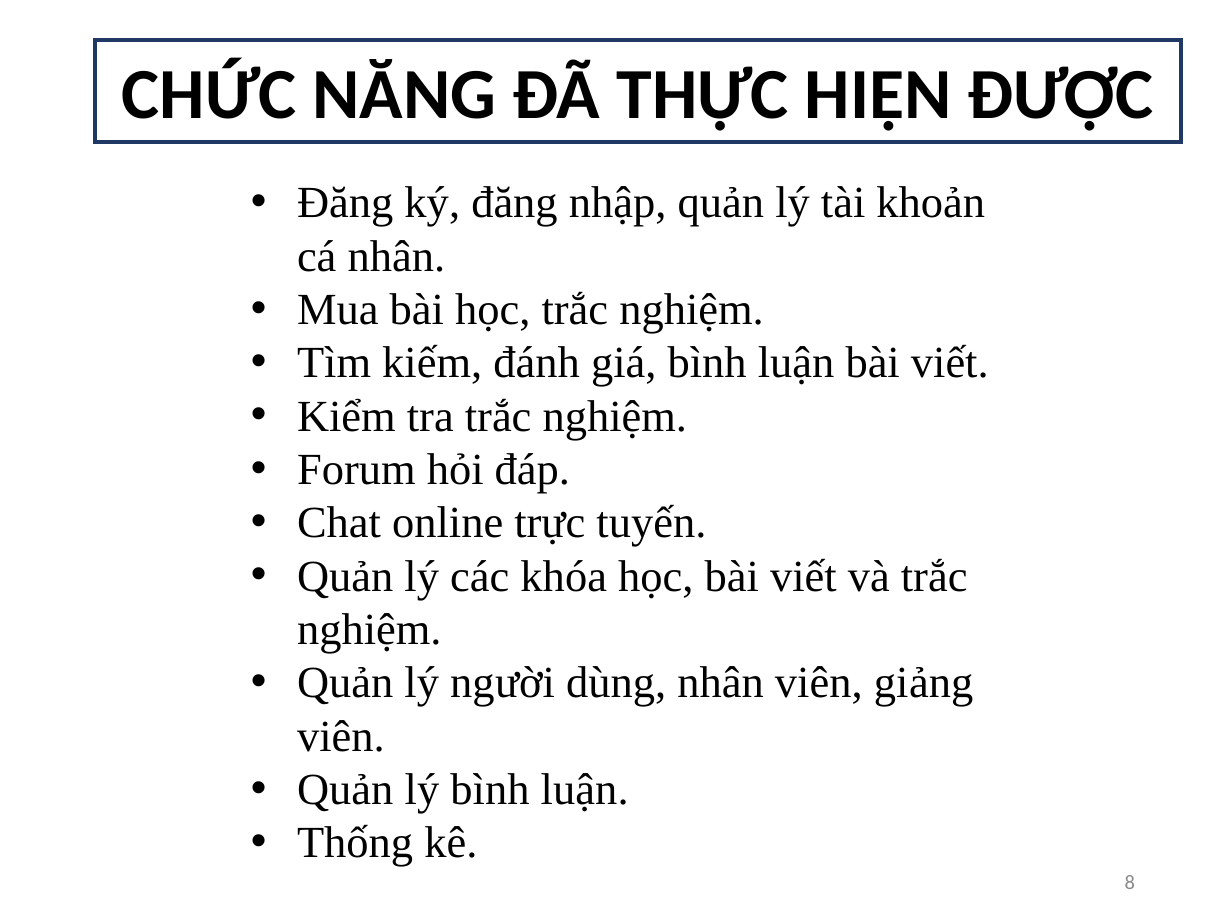
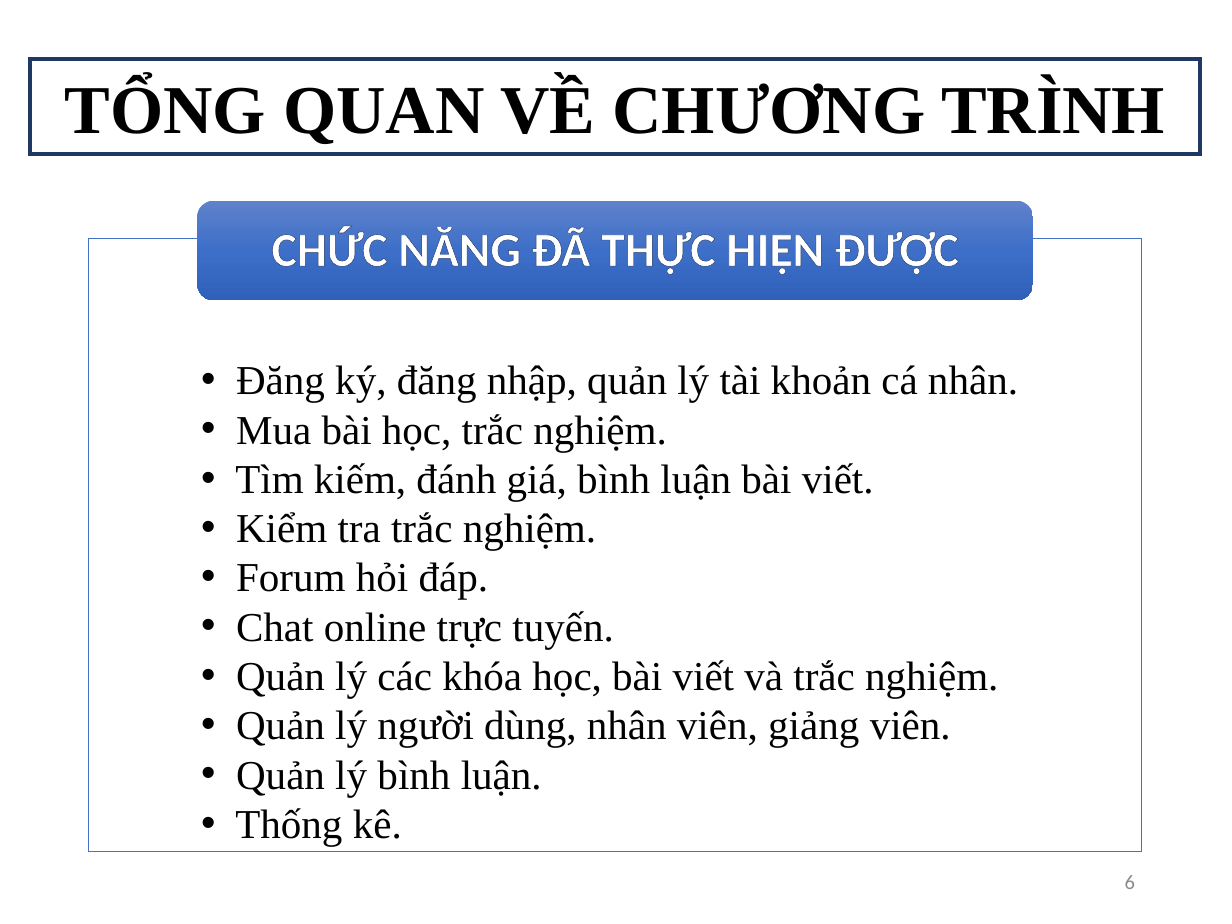
Before and after one commit to thienthanoliver/STU-luan-van-2017, a slide deck: slide 6 of BBBBBBBBBBBBB.pptx (slide 8 before the commit). Drawn at 1232x924 pixels with LibreOffice and Linux fonts; fonts in the diff are those of the drawing; background and template pictures are left out. Boxes give left, top, right and bottom in pixels: in the first picture for what was removed or moved away, otherwise in the second. Text is boxed around its words. In the diff, an @@ line names an element or a change of style, - is before the commit and + after.

```diff
--- a/BBBBBBBBBBBBB.pptx
+++ b/BBBBBBBBBBBBB.pptx
@@ rectangle added at (31,59,1200,154), fill #FFFFFF, outline #203864 2.25 pt, 40 pt, text #000000, bold @@
+TỔNG QUAN VỀ CHƯƠNG TRÌNH
@@ rounded rectangle added at (197,201,1032,301), fill gradient #6183CB to #3E70CA to #3062BB @@
@@ text "CHỨC NĂNG ĐÃ THỰC HIỆN ...": place and size @@
-text "CHỨC NĂNG ĐÃ THỰC HIỆN ..." at (95,41,1181,142)
+text "CHỨC NĂNG ĐÃ THỰC HIỆN ..." at (271,226,959,275)
@@ text "CHỨC NĂNG ĐÃ THỰC HIỆN ..." at (271,226,959,275): size 42 to 28 pt, text colour #000000 to #FFFFFF; line spacing 1 to 0.9; more space between paragraphs; vertical alignment top to middle; fill #FFFFFF to none; outline #203864 2.25 pt to none @@
@@ text "Đăng ký, đăng nhập, quản ...": place and size @@
-text "Đăng ký, đăng nhập, quản ..." at (297,186,989,866)
+text "Đăng ký, đăng nhập, quản ..." at (235,365,1018,846)
@@ text "Đăng ký, đăng nhập, quản ..." at (235,365,1018,846): size 26 to 24 pt; list level 1 to 2 in "Đăng ký, đăng nhập, quản ..."; list level 1 to 2 in "Mua bài học, trắc nghiệm."; list level 1 to 2 in "Tìm kiếm, đánh giá, bình ..."; list level 1 to 2 in "Kiểm tra trắc nghiệm."; list level 1 to 2 in "Forum hỏi đáp."; list level 1 to 2 in "Chat online trực tuyến."; list level 1 to 2 in "Quản lý các khóa học, ..."; list level 1 to 2 in "Quản lý người dùng, nhân ..."; list level 1 to 2 in "Quản lý bình luận."; list level 1 to 2 in "Thống kê." @@
@@ rectangle added at (89,239,1141,853), fill #FFFFFF at 90% opacity, outline #4472C4 0.5 pt @@
@@ page number at (1125,875,1135,889): text changed @@
-8
+6
```
Also in this commit, not shown: 5 other slides changed, 5 slides added, 2 slides removed, 1 other file.
